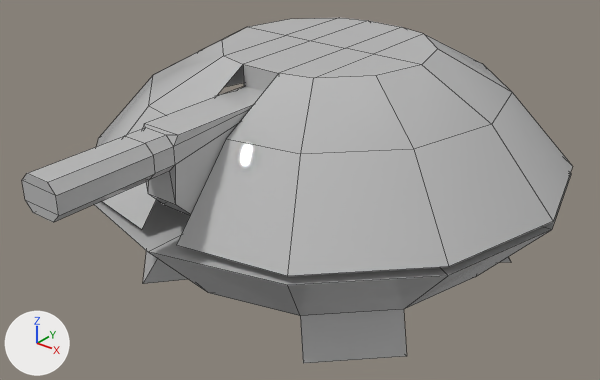
Renders of the FBX model Assets/Art/Characters/Drone_Ranged.fbx from each side of a commit.
One viewpoint serves both versions: a camera (50 mm lens) standing at (1.087, -1.354, 1.369) and looking at (0.014, -0.012, 0.537). The lights are fixed; the arrows at lower left show +X, +Y and +Z. Mesh edges are drawn as thin lines. Where no turn or scale is listed for an object, it has been applied to the vertices.

The first picture shows 'Drone_Ranged'.
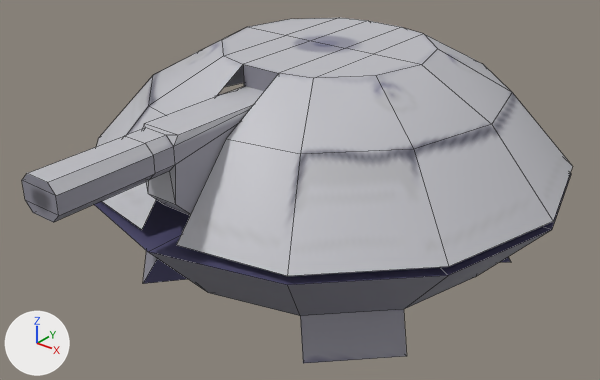
The newer file is also turned or shifted as a whole; pictures and numbers use the older file's frame.

Changed parts and their boxes [x1, y1, x2, y2] in the pictures (600 x 380 px):
'Drone_Ranged', recoloured: [22, 18, 571, 363] in both

The change, as a diff of the scene's bpy script:
```diff
--- a/Assets/Art/Characters/Drone_Ranged.fbx.py
+++ b/Assets/Art/Characters/Drone_Ranged.fbx.py
@@ img_droneranged_png @@
+img_droneranged_png = load_image('DroneRanged.png', 'Mobs_Materials/DroneRanged.png', 256, 256, 'sRGB')
@@ mat_lambert2 @@
+mat_lambert2 = principled_material('lambert2')
+mat_lambert2.texture = img_droneranged_png  # with its transparency
@@ me_mesh @@
 me_mesh.from_pydata(...)  # 138 vertices, 128 faces; spans x -0.565..0.565, y -0.671..0.671, z -0.275..0.275
-me_mesh.materials.append(mat_standardsurface1)  # grey #bcbcbc
+me_mesh.materials.append(mat_lambert2)  # picture img_droneranged_png
```
